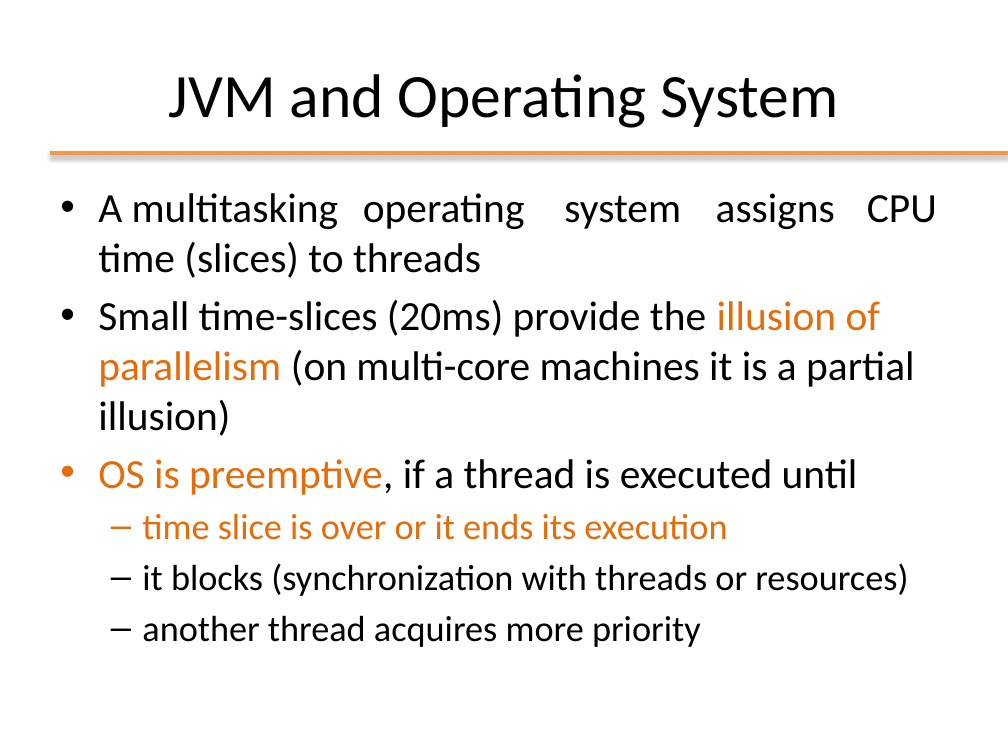
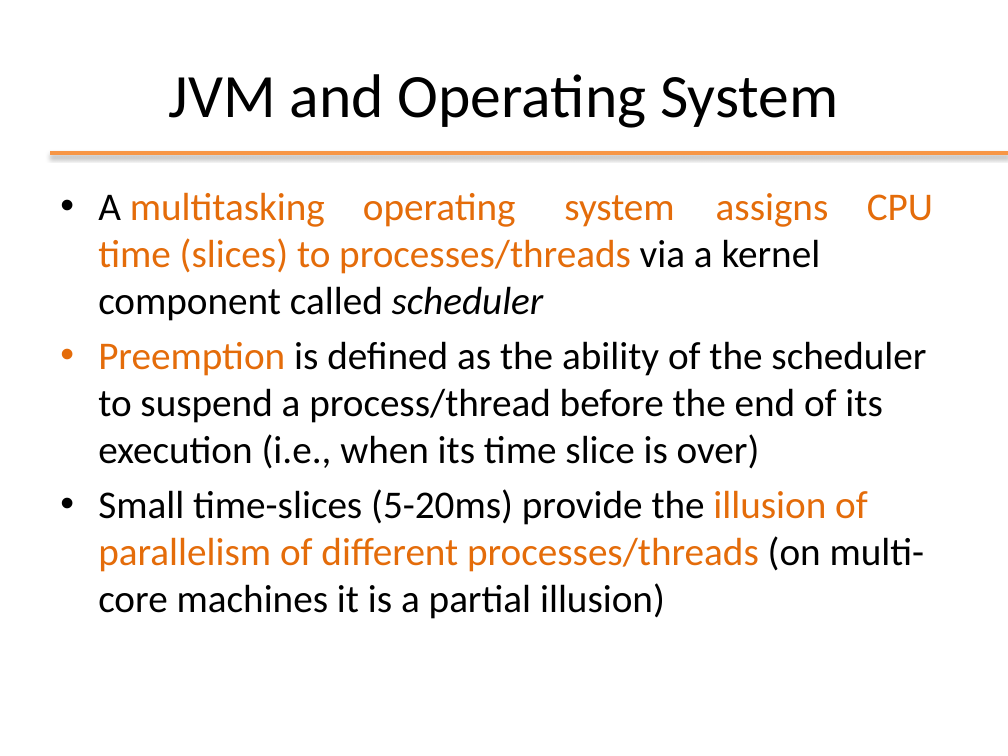
Before and after one commit to Andrea99-beep/ooprogramming, a slide deck: slide 5 of slides/ppt/11_Threads.pptx (slide 2 before the commit). Drawn at 1008x756 pixels with LibreOffice and Linux fonts; fonts in the diff are those of the drawing; background and template pictures are left out. Boxes give left, top, right and bottom in pixels: in the first picture for what was removed or moved away, otherwise in the second. Text is boxed around its words. In the diff, an @@ line names an element or a change of style, - is before the commit and + after.

```diff
--- a/slides/ppt/11_Threads.pptx
+++ b/slides/ppt/11_Threads.pptx
@@ text at <box>98,192,933,619</box>: text changed; size 29.6 to 28 pt @@
-• A multitasking operating system assigns CPU time (slices) to threads
-• Small time-slices (20ms) provide the illusion of parallelism (on multi-core machines it is a partial illusion)
-• OS is preemptive, if a thread is executed until
-  – time slice is over or it ends its execution
-  – it blocks (synchronization with threads or resources)
-  – another thread acquires more priority
+• A multitasking operating system assigns CPU time (slices) to processes/threads via a kernel component called scheduler
+• Preemption is defined as the ability of the scheduler to suspend a process/thread before the end of its execution (i.e., when its time slice is over)
+• Small time-slices (5-20ms) provide the illusion of parallelism of different processes/threads (on multi-core machines it is a partial illusion)
```
Also in this commit, not shown: 28 other slides changed, 1 slide added, 1 slide removed, 6 other files.
